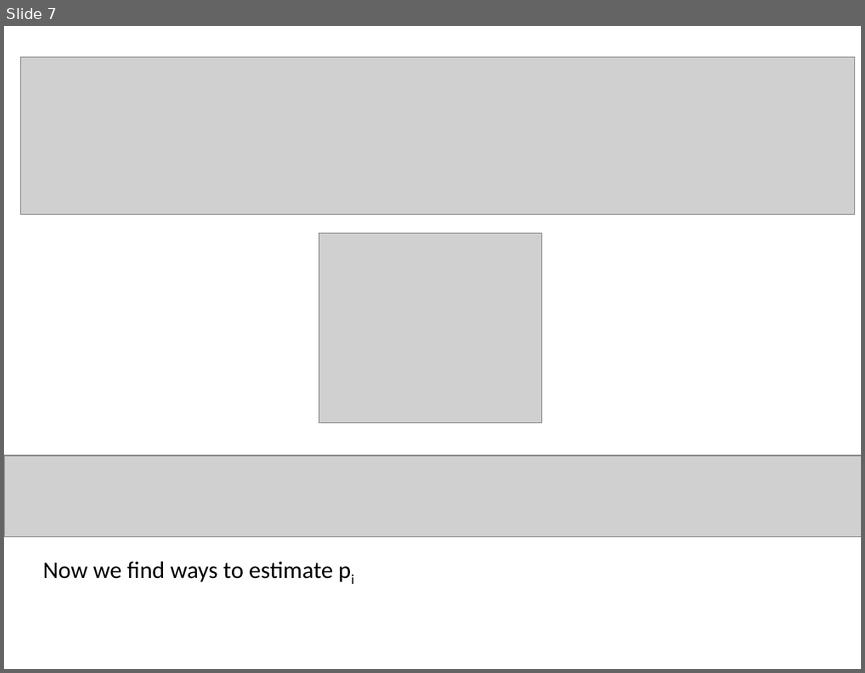
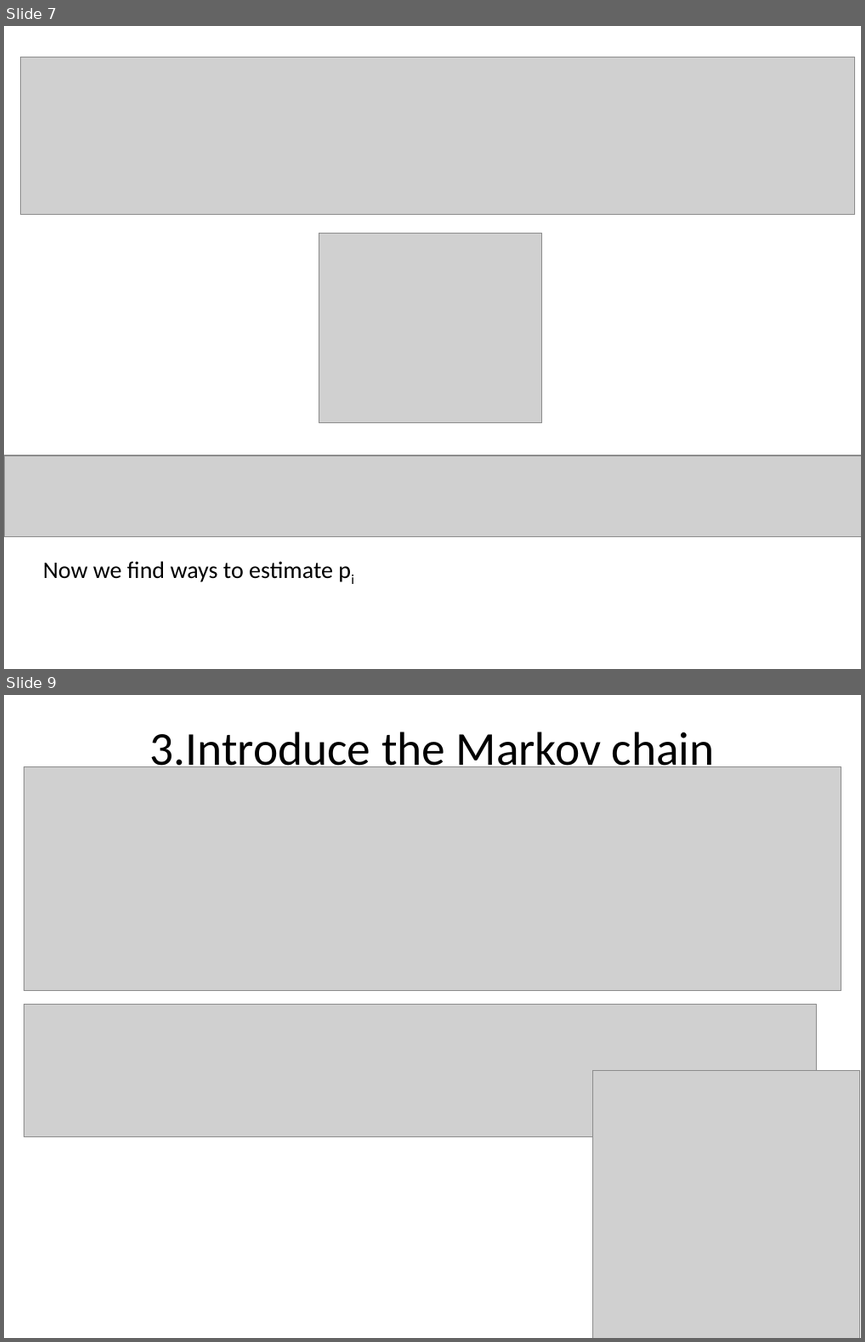
Before and after one commit to cloudygoose/homework_projects, a slide deck: approximate counting/approximate counting and sampling.pptx. Shown one above the other, each under a label of ours: slide 7 before the commit, slides 7 and 9 after it; the slides between them are not shown. The pictures are 865x673 and 865x1342 pixels, drawn with LibreOffice and Linux fonts; fonts in the diff are those of the drawing; grey boxes stand for pictures. Boxes give left, top, right and bottom in pixels: in the first picture for what was removed or moved away, otherwise in the second. Text is boxed around its words. In the diff, an @@ line names an element or a change of style, - is before the commit and + after.

```diff
--- a/approximate counting/approximate counting and sampling.pptx
+++ b/approximate counting/approximate counting and sampling.pptx
@@ slide 9 added at box(4, 695, 861, 1338), background #FFFFFF @@
@@ title added at box(150, 732, 715, 776), 39.6 pt, text #000000 @@
+3.Introduce the Markov chain
@@ picture added at box(24, 767, 841, 991) @@
@@ picture added at box(24, 1004, 817, 1136) @@
@@ picture added at box(592, 1071, 860, 1338) @@
```
Also in this commit, not shown: 1 slide changed, 2 other slides added.
